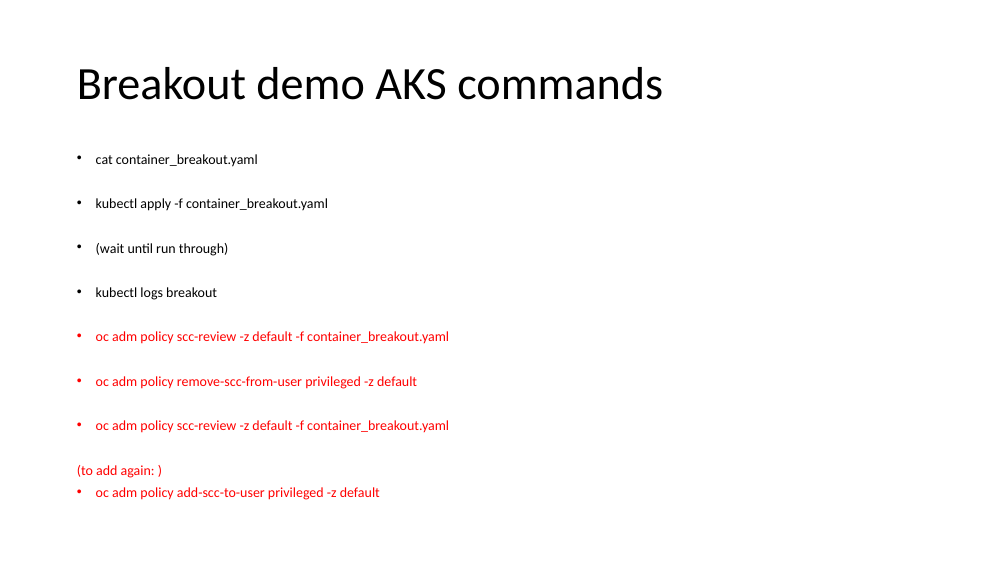
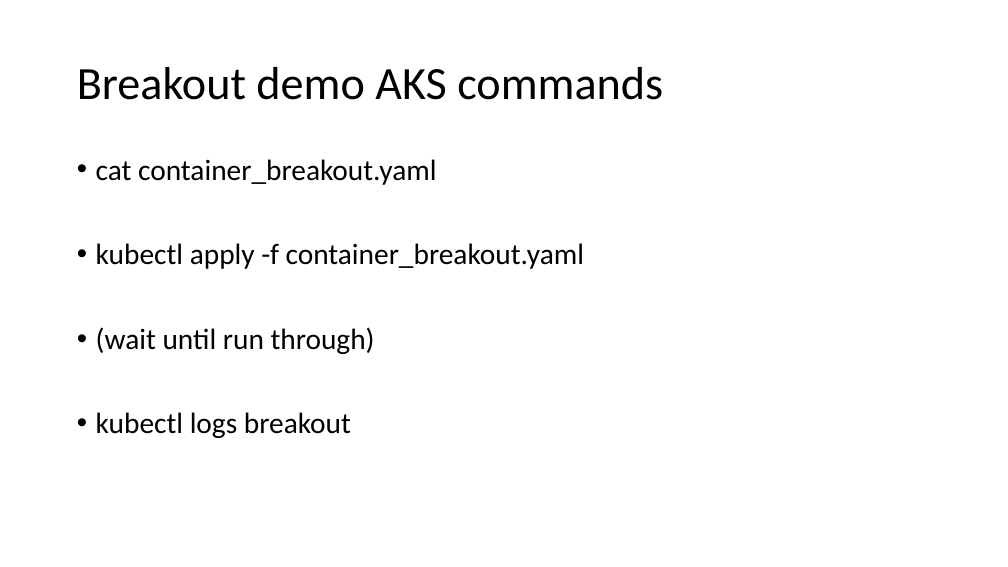
Before and after one commit to gramsimamsi/bachelorThesis, a slide deck: slide 19 of Screenshots.pptx. Drawn at 1008x567 pixels with LibreOffice and Linux fonts; fonts in the diff are those of the drawing. Boxes give left, top, right and bottom in pixels: in the first picture for what was removed or moved away, otherwise in the second. Text is boxed around its words. In the diff, an @@ line names an element or a change of style, - is before the commit and + after.

Commit message:
change to risk estimate - default aks config DOES allow privileged containers!

```diff
--- a/Screenshots.pptx
+++ b/Screenshots.pptx
@@ text "cat container_breakout.yaml" at (96, 159, 584, 438): size 13.3 to 28 pt; line spacing 0.7 to 0.9 @@
@@ text at (77, 331, 449, 500): paragraphs removed @@
-• oc adm policy scc-review -z default -f container_breakout.yaml
-• oc adm policy remove-scc-from-user privileged -z default
-• oc adm policy scc-review -z default -f container_breakout.yaml
-(to add again: )
-• oc adm policy add-scc-to-user privileged -z default
```
Also in this commit, not shown: 1 other slide changed, 3 other files.
